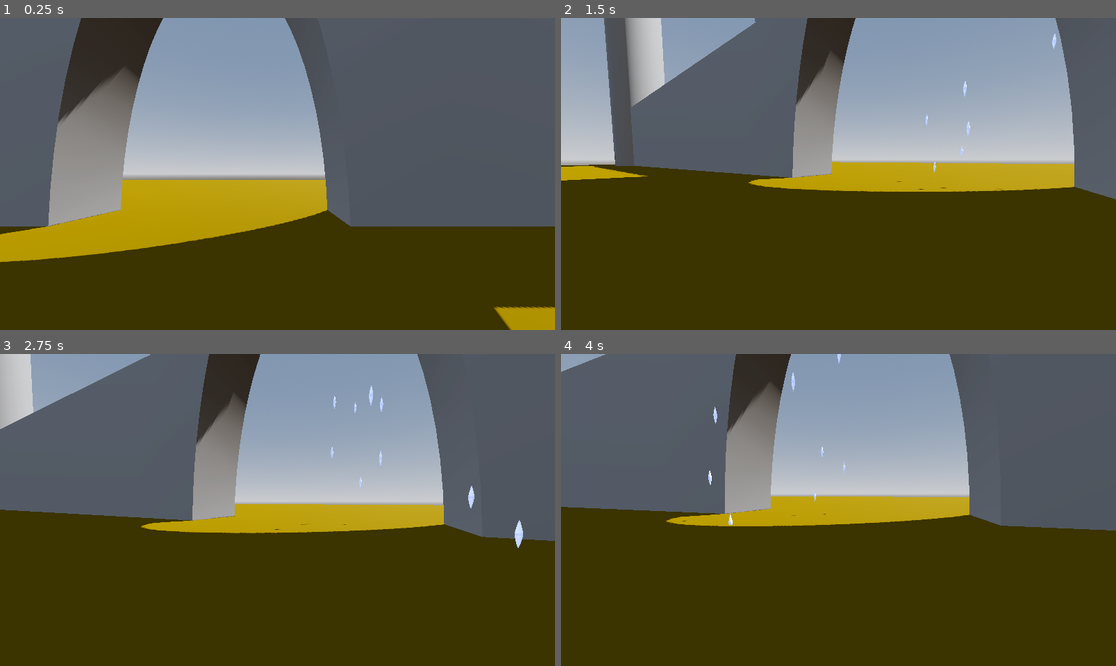
Above: before the commit, frames 1-4 (two rows, left to right).
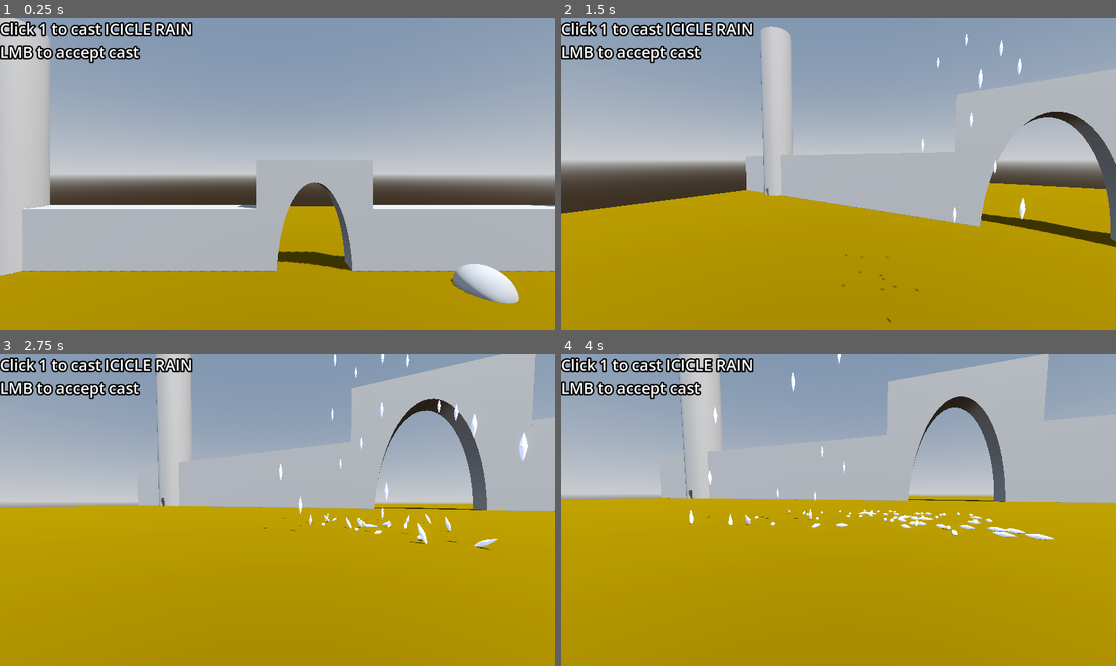
Above: after the commit, the same moments.

Repository: ChampionX1001/3D-Test-Godot_1
Game: Godot game, scene res://main.tscn
The game is run twice, just before and just after one commit, with the same random seed, the same clock (stepped at 60 frames per second) and the same inputs.
Inputs (mouse positions are in pixels of both pictures, inside the frame that each line leads up to):
- Up to frame 1 (0.25 s): no input
- Up to frame 2 (1.5 s): tap Enter (ui_accept) at 0.5, 0.77 s; move the mouse to (960, 158) at 0.52 s; hold Right (ui_right) 0.53-1.28 s; hold 1 (spell_Icicle_Rain) 0.53-1.28 s; click (960, 158) at 0.67 s; move the mouse to (810, 174) at 1.27 s; hold Up (ui_up) from 1.28 s (still down); click (810, 174) at 1.35 s
- Up to frame 3 (2.75 s): keep holding Up (ui_up); tap Enter (ui_accept) at 1.52 s; move the mouse to (288, 503) at 2.02 s; hold 1 (spell_Icicle_Rain) from 2.03 s (still down)
- Up to frame 4 (4 s): keep holding Up (ui_up); move the mouse to (832, 516) at 2.77 s; release 1 (spell_Icicle_Rain) at 2.78 s; click (832, 516) at 2.85 s; tap Enter (ui_accept) at 3.02, 3.77 s; move the mouse to (877, 513) at 3.52 s; hold 1 (spell_Icicle_Rain) from 3.53 s (still down)

The runs differ from the first frame. In frame 1, 82% of the frame differs, in the area x 0-100%, y 0-100%; in frame 2, 75%; in frame 3, 81%; in frame 4, 84%.

Commit message:
Web Export
Web Export

Diff:
--- a/3d-test-godot-1/main.tscn
+++ b/3d-test-godot-1/main.tscn
@@ -1,29 +1,34 @@
-[gd_scene load_steps=7 format=3 uid="uid://be6jhlh0kg5xo"]
+[gd_scene load_steps=8 format=3 uid="uid://be6jhlh0kg5xo"]
 
 [ext_resource type="Material" uid="uid://dupgu5qllytyl" path="res://GreyboxFloor.tres" id="1_ig7tw"]
 [ext_resource type="PackedScene" uid="uid://bs72ogkvdd7d6" path="res://addons/proto_controller/proto_controller.tscn" id="2_0xm2m"]
 [ext_resource type="PackedScene" uid="uid://dwm4qaw3v21st" path="res://spells/Icicle Rain/spell_Icicle_Rain.tscn" id="3_h2yge"]
 
-[sub_resource type="ProceduralSkyMaterial" id="ProceduralSkyMaterial_0xm2m"]
+[sub_resource type="ProceduralSkyMaterial" id="ProceduralSkyMaterial_h2yge"]
 sky_horizon_color = Color(0.662243, 0.671743, 0.686743, 1)
 ground_horizon_color = Color(0.662243, 0.671743, 0.686743, 1)
 
-[sub_resource type="Sky" id="Sky_h2yge"]
-sky_material = SubResource("ProceduralSkyMaterial_0xm2m")
+[sub_resource type="Sky" id="Sky_1bvp3"]
+sky_material = SubResource("ProceduralSkyMaterial_h2yge")
 
-[sub_resource type="Environment" id="Environment_1bvp3"]
+[sub_resource type="Environment" id="Environment_lquwl"]
 background_mode = 2
-sky = SubResource("Sky_h2yge")
+sky = SubResource("Sky_1bvp3")
 tonemap_mode = 2
 glow_enabled = true
+
+[sub_resource type="LabelSettings" id="LabelSettings_h2yge"]
+font_size = 32
+outline_size = 12
+outline_color = Color(0, 0, 0, 1)
 
 [node name="Main" type="Node3D"]
 
 [node name="WorldEnvironment" type="WorldEnvironment" parent="."]
-environment = SubResource("Environment_1bvp3")
+environment = SubResource("Environment_lquwl")
 
 [node name="DirectionalLight3D" type="DirectionalLight3D" parent="."]
-transform = Transform3D(-0.866025, -0.433013, 0.25, 2.78059e-08, 0.5, 0.866025, -0.5, 0.75, -0.433013, 0, 44, 0)
+transform = Transform3D(0.884763, -0.215619, 0.413163, -0.328715, 0.339719, 0.881214, -0.330366, -0.915478, 0.229693, 0, 185, 290)
 shadow_enabled = true
 
 [node name="Floor" type="CSGBox3D" parent="."]
@@ -33,7 +38,7 @@
 material = ExtResource("1_ig7tw")
 
 [node name="ProtoController" parent="." instance=ExtResource("2_0xm2m")]
-transform = Transform3D(1, 0, 0, 0, 1, 0, 0, 0, 1, 5, 2, 16)
+transform = Transform3D(1, 0, 0, 0, 1, 0, 0, 0, 1, -9.5, 23.5, 55)
 can_sprint = true
 can_freefly = true
 input_left = "move_left"
@@ -100,9 +105,17 @@
 
 [node name="CSGSphere3D" type="CSGSphere3D" parent="."]
 transform = Transform3D(1, 0, 0, 0, 1, 0, 0, 0, 1, 35, 0, 11)
+use_collision = true
 radius = 5.0
 radial_segments = 32
 rings = 32
 
+[node name="Label" type="Label" parent="."]
+offset_right = 498.0
+offset_bottom = 275.0
+text = "Click 1 to cast ICICLE RAIN
+LMB to accept cast"
+label_settings = SubResource("LabelSettings_h2yge")
+
 [connection signal="spell_Icicle_Rain" from="ProtoController" to="Icicle Rain" method="_on_proto_controller_spell_icicle_rain"]
 [connection signal="spell_confirm" from="ProtoController" to="Icicle Rain" method="_on_proto_controller_spell_confirm"]
--- a/3d-test-godot-1/spells/Icicle Rain/icicle.gd
+++ b/3d-test-godot-1/spells/Icicle Rain/icicle.gd
@@ -37,5 +37,5 @@
 
 func _physics_process(delta: float) -> void:
 	if get_contact_count() > 0:
-		self.queue_free()
+		#self.queue_free()
 		pass
Not shown, added: 3d-test-godot-1/export_presets.cfg
Not shown, added: exports/web/3d-test-web.zip
Not shown, added: exports/web/index.apple-touch-icon.png
Not shown, added: exports/web/index.audio.position.worklet.js
Not shown, added: exports/web/index.audio.worklet.js
Not shown, added: exports/web/index.html
Not shown, added: exports/web/index.icon.png
Not shown, added: exports/web/index.js
Not shown, added: exports/web/index.pck
Not shown, added: exports/web/index.png
Not shown, added: exports/web/index.wasm
